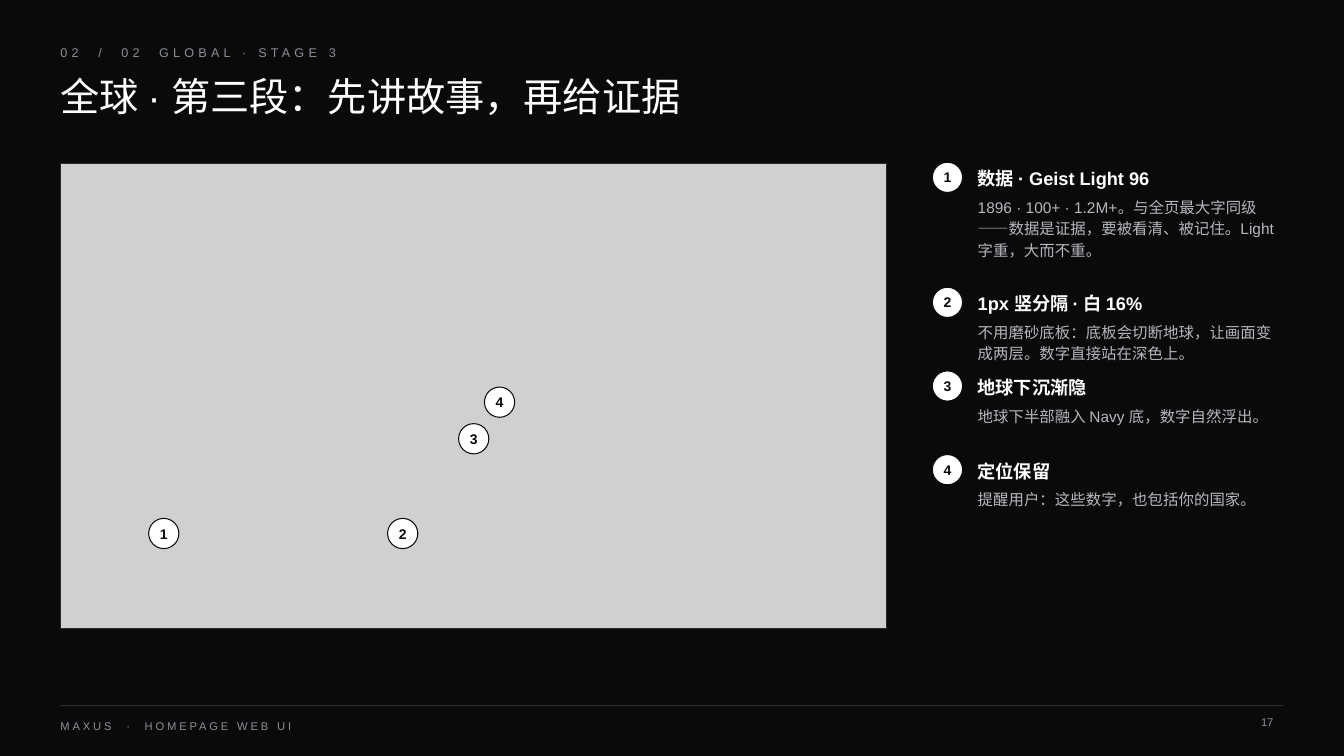
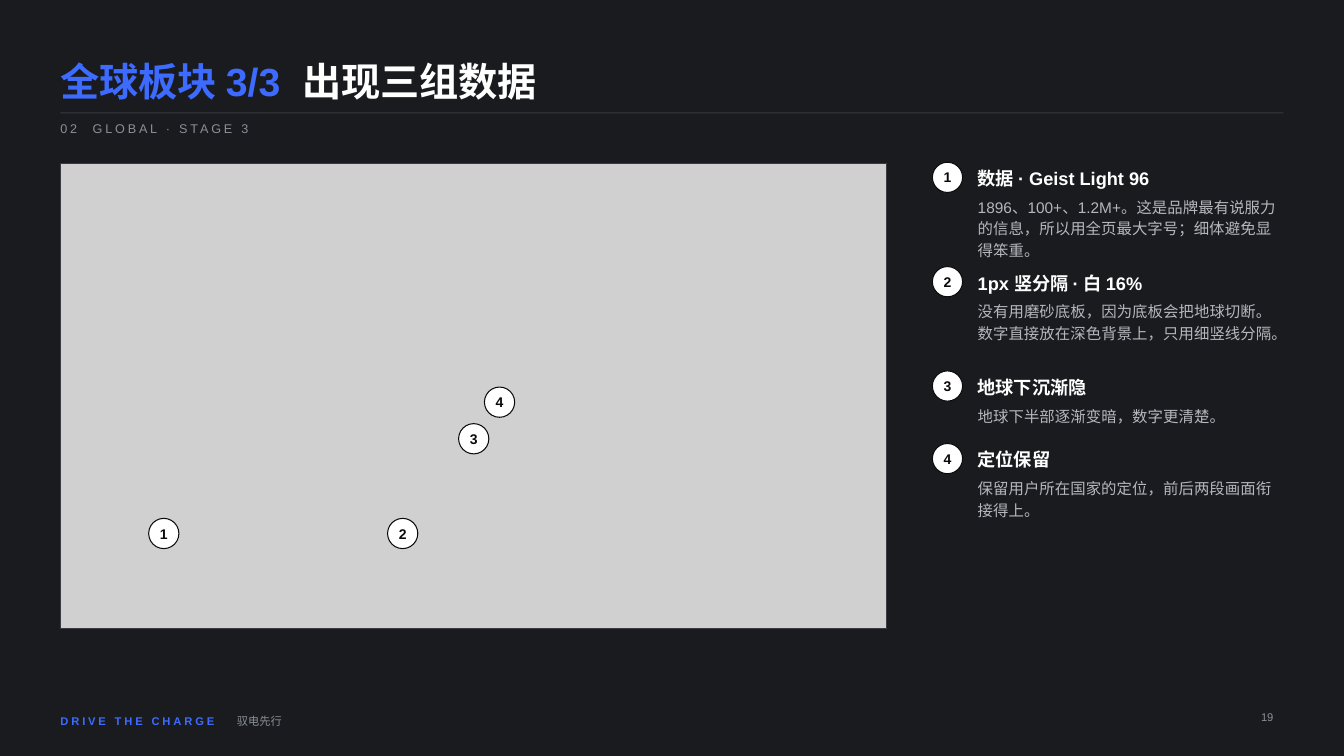
Before and after one commit to deko009/Claude, a slide deck: slide 19 of deck/MAXUS_首页WebUI_设计解说.pptx (slide 17 before the commit). Drawn at 1344x756 pixels with LibreOffice and Linux fonts; fonts in the diff are those of the drawing; grey boxes stand for pictures. Boxes give left, top, right and bottom in pixels: in the first picture for what was removed or moved away, otherwise in the second. Text is boxed around its words. In the diff, an @@ line names an element or a change of style, - is before the commit and + after.

```diff
--- a/deck/MAXUS_首页WebUI_设计解说.pptx
+++ b/deck/MAXUS_首页WebUI_设计解说.pptx
@@ background #0A0A0B to #1A1B1F @@
@@ text "全球板块 3/3 出现三组数据" at (x1=60, y1=62, x2=537, y2=100): vertical alignment top to bottom @@
@@ text at (x1=60, y1=62, x2=537, y2=100): text changed; text colour #FFFFFF to #3D6BFF; bold on @@
-全球 · 第三段：先讲故事，再给证据
+全球板块 3/3 出现三组数据
@@ line added from (60, 113) to (1284, 113), #3A3B41 0.75 pt @@
@@ text at (x1=60, y1=124, x2=248, y2=133): text changed @@
-02 / 02 GLOBAL · STAGE 3
+02 GLOBAL · STAGE 3
@@ rectangle at (x1=60, y1=163, x2=887, y2=628): outline #2A2B2E 0.75 pt to #3A3B41 0.75 pt @@
@@ text at (x1=978, y1=201, x2=1276, y2=257): text changed @@
-1896 · 100+ · 1.2M+。与全页最大字同级——数据是证据，要被看清、被记住。Light 字重，大而不重。
+1896、100+、1.2M+。这是品牌最有说服力的信息，所以用全页最大字号；细体避免显得笨重。
@@ 2 texts, 1 ellipse moved together from (x1=933, y1=287, x2=1142, y2=318) to (x1=933, y1=267, x2=1142, y2=297) @@
@@ text at (x1=978, y1=304, x2=1287, y2=341): text changed @@
-不用磨砂底板：底板会切断地球，让画面变成两层。数字直接站在深色上。
+没有用磨砂底板，因为底板会把地球切断。数字直接放在深色背景上，只用细竖线分隔。
@@ text at (x1=978, y1=409, x2=1225, y2=424): text changed @@
-地球下半部融入 Navy 底，数字自然浮出。
+地球下半部逐渐变暗，数字更清楚。
@@ 2 texts, 1 ellipse moved together from (x1=933, y1=455, x2=1051, y2=485) to (x1=933, y1=444, x2=1051, y2=474) @@
@@ text at (x1=978, y1=481, x2=1272, y2=517): text changed @@
-提醒用户：这些数字，也包括你的国家。
+保留用户所在国家的定位，前后两段画面衔接得上。
@@ line removed from (60, 706) to (1284, 706) @@
@@ text added at (x1=60, y1=717, x2=215, y2=725), 8 pt, text #3D6BFF, bold @@
+DRIVE THE CHARGE
@@ text added at (x1=237, y1=716, x2=282, y2=726), 8 pt, text #8A8F98 @@
+驭电先行
@@ page number removed at (x1=1261, y1=718, x2=1273, y2=726) @@
-17
@@ page number added at (x1=1261, y1=713, x2=1273, y2=721), 8 pt, text #8A8F98 @@
+19
@@ text removed at (x1=60, y1=722, x2=111, y2=730) @@
-MAXUS · HOMEPAGE WEB UI
```
Also in this commit, not shown: 24 other slides changed, 4 slides added, 2 slides removed, 3 other files.
